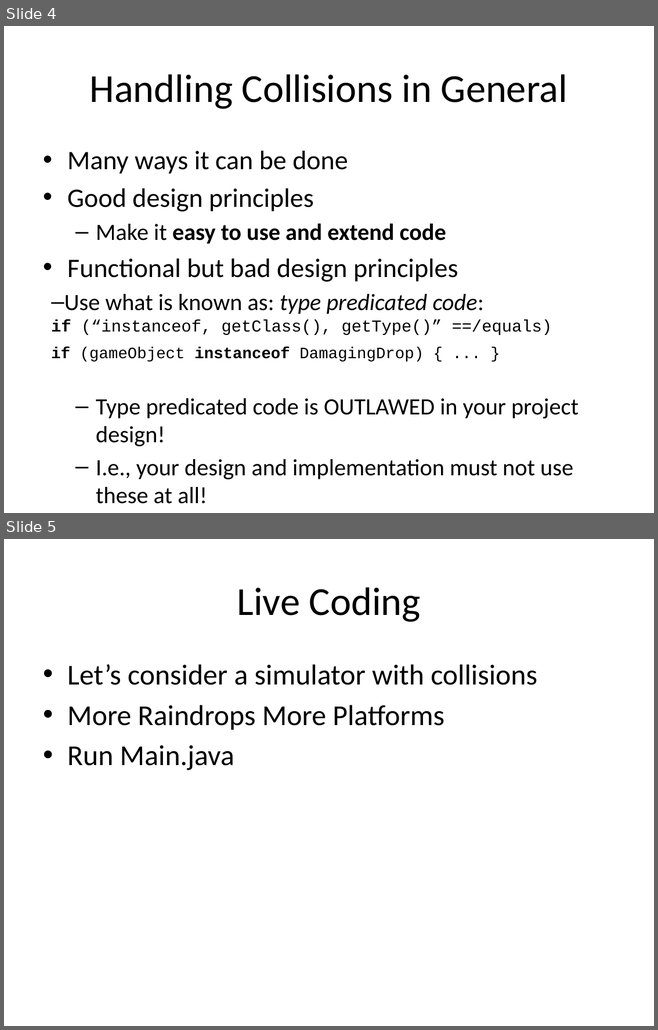
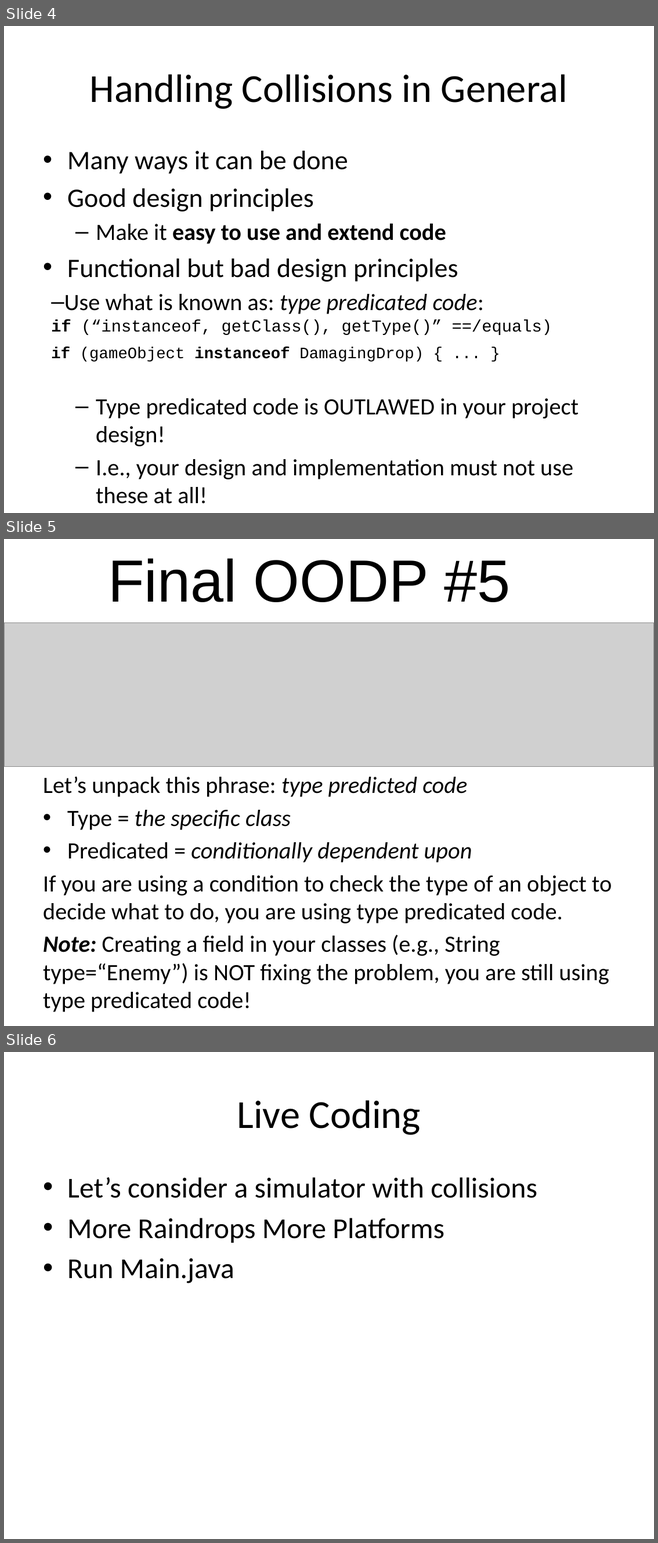
Before and after one commit to RHIT-CSSE/csse220, a slide deck: ClassMaterialsChunked/ProjectWorkday1/Slides/DesignInheritance.pptx. Shown one above the other, each under a label of ours: slides 4 and 5 before the commit, slides 4, 5 and 6 after it. The pictures are 658x1030 and 658x1543 pixels, drawn with LibreOffice and Linux fonts; fonts in the diff are those of the drawing; grey boxes stand for pictures. Boxes give left, top, right and bottom in pixels: in the first picture for what was removed or moved away, otherwise in the second. Text is boxed around its words. In the diff, an @@ line names an element or a change of style, - is before the commit and + after.

Commit message:
updated Design Inheritance slides

```diff
--- a/ClassMaterialsChunked/ProjectWorkday1/Slides/DesignInheritance.pptx
+++ b/ClassMaterialsChunked/ProjectWorkday1/Slides/DesignInheritance.pptx
@@ slide 5 added at (x1=4, y1=539, x2=654, y2=1026), background #FFFFFF @@
@@ text added at (x1=108, y1=558, x2=510, y2=602), 66 pt, text #000000 @@
+Final OODP #5
@@ picture added at (x1=4, y1=623, x2=654, y2=767) @@
@@ text added at (x1=43, y1=776, x2=611, y2=1012), 25.9 pt, text #000000 @@
+Let’s unpack this phrase: type predicted code
+• Type = the specific class
+• Predicated = conditionally dependent upon
+If you are using a condition to check the type of an object to decide what to do, you are using type predicated code.
+Note: Creating a field in your classes (e.g., String type=“Enemy”) is NOT fixing the problem, you are still using type predicated code!
@@ what was slide 5 is now slide 6 @@
```
